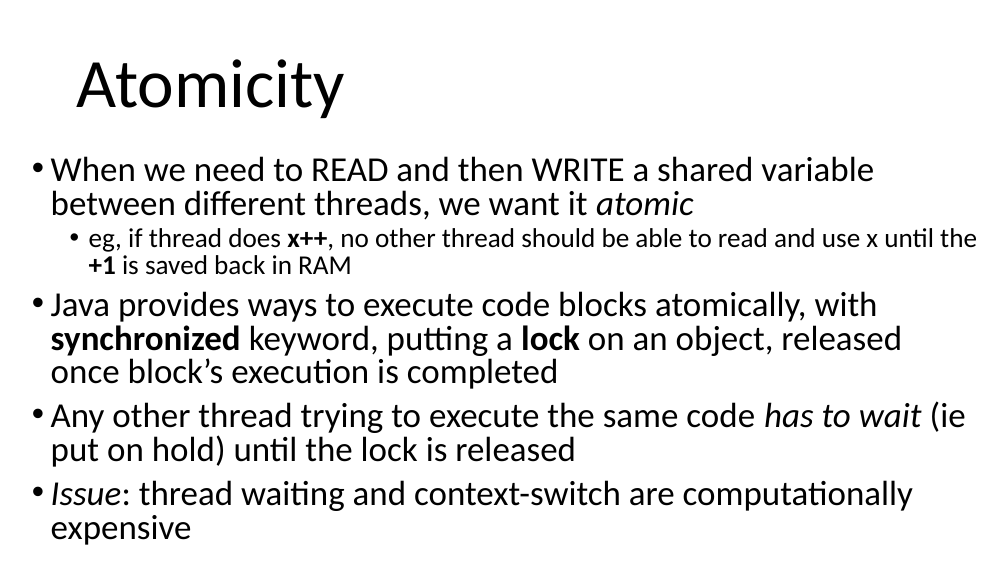
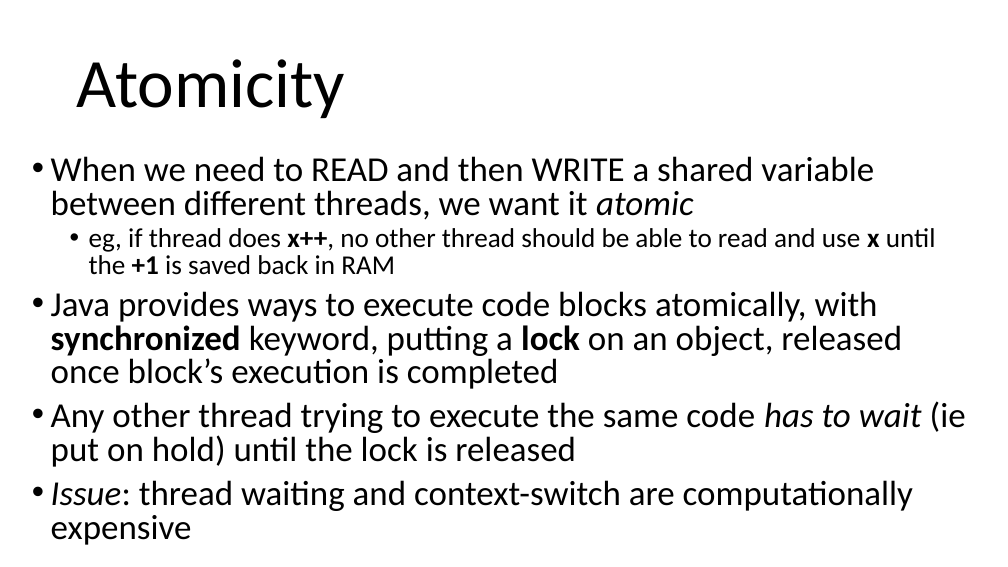
Before and after one commit to arcuri82/testing_security_development_enterprise_systems, a slide deck: slide 21 of doc/intro/slides/lesson_05_ejb.pptx (slide 20 before the commit). Drawn at 1008x567 pixels with LibreOffice and Linux fonts; fonts in the diff are those of the drawing. Boxes give left, top, right and bottom in pixels: in the first picture for what was removed or moved away, otherwise in the second. Text is boxed around its words. In the diff, an @@ line names an element or a change of style, - is before the commit and + after.

```diff
--- a/doc/intro/slides/lesson_05_ejb.pptx
+++ b/doc/intro/slides/lesson_05_ejb.pptx
@@ text at (89,228,936,275): bold on in "x" @@
```
Also in this commit, not shown: 5 other slides changed, 1 slide added, 1 other file.
